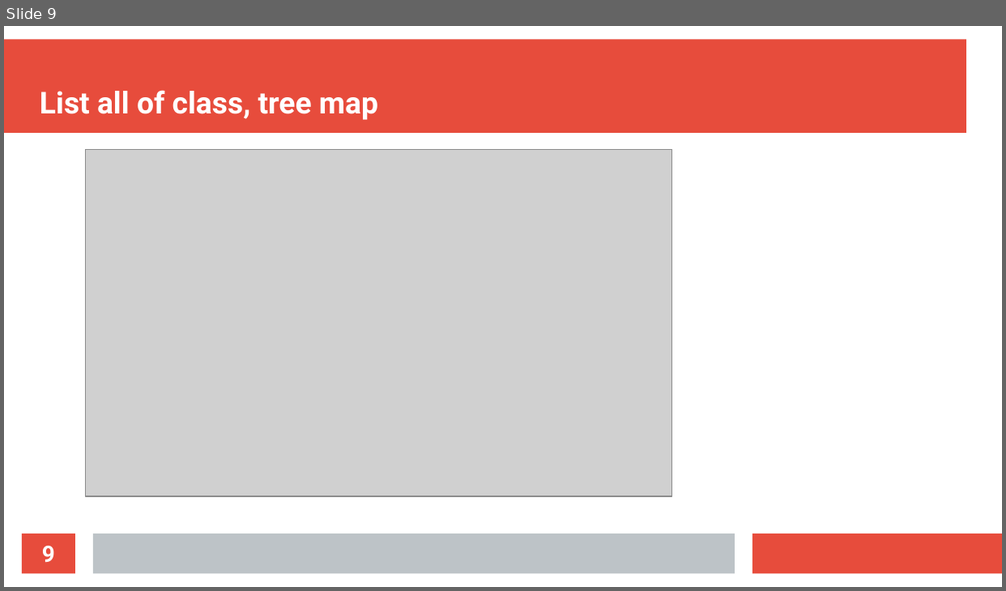
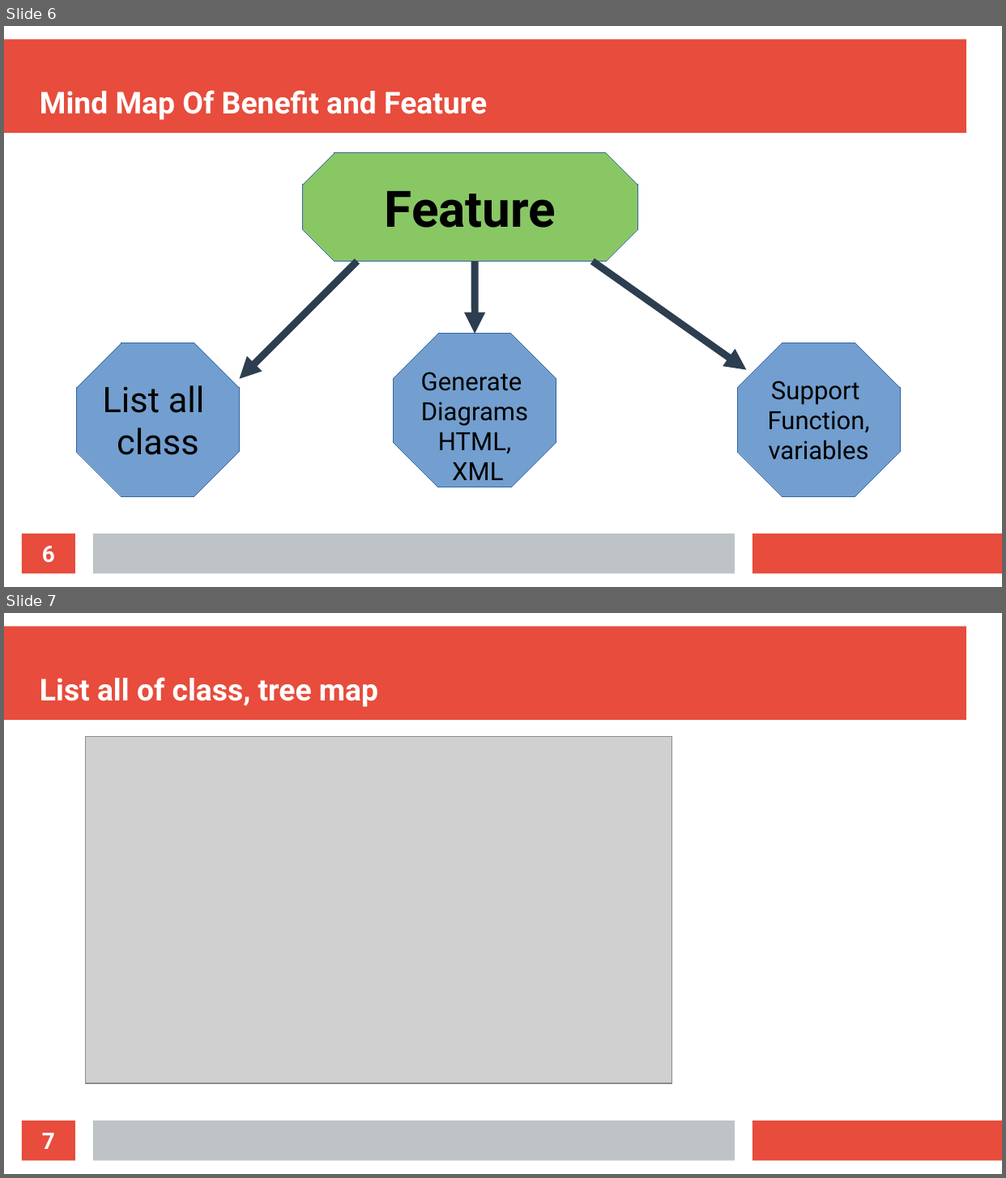
Before and after one commit to nguyenthang011099/Doxygen-, a slide deck: Doxygen.odp. Shown one above the other, each under a label of ours: slide 9 before the commit, slides 6 and 7 after it. The pictures are 1006x591 and 1006x1178 pixels, drawn with LibreOffice and Linux fonts; fonts in the diff are those of the drawing; grey boxes stand for pictures. Boxes give left, top, right and bottom in pixels: in the first picture for what was removed or moved away, otherwise in the second. Text is boxed around its words. In the diff, an @@ line names an element or a change of style, - is before the commit and + after.

```diff
--- a/Doxygen.odp
+++ b/Doxygen.odp
@@ slide 6 added at (x1=4, y1=26, x2=1002, y2=587), background #FFFFFF; not listed: 3 template elements that a slide beside it also shows @@
@@ title added at (x1=40, y1=90, x2=487, y2=120), 24 pt, text #FFFFFF, bold @@
+Mind Map Of Benefit and Feature
@@ octagon added at (x1=303, y1=153, x2=638, y2=262), fill #89C765, outline #3465A4 0 pt, 40 pt, text #000000, bold @@
+Feature
@@ arrow added from (357, 262) to (240, 379), #2C3E50 5.67 pt @@
@@ arrow added from (475, 262) to (475, 334), #2C3E50 5.67 pt @@
@@ arrow added from (593, 262) to (747, 370), #2C3E50 5.67 pt @@
@@ octagon added at (x1=394, y1=334, x2=556, y2=488), fill #729FCF, outline #3465A4 0 pt, 20 pt, text #000000 @@
+Generate
+Diagrams
+HTML,
+XML
@@ octagon added at (x1=76, y1=343, x2=240, y2=497), fill #729FCF, outline #3465A4 0 pt, 28 pt, text #000000 @@
+List all
+class
@@ octagon added at (x1=738, y1=343, x2=901, y2=497), fill #729FCF, outline #3465A4 0 pt, 20 pt, text #000000 @@
+Support
+Function,
+variables
@@ page number added at (x1=22, y1=534, x2=75, y2=574), fill #E74C3C, 18 pt, text #FFFFFF, bold @@
+6
@@ what was slide 9 is now slide 7 @@
@@ page number at (x1=42, y1=1133, x2=55, y2=1149): text changed @@
-9
+7
```
Also in this commit, not shown: 3 slides changed, 5 other slides added, 6 slides removed, 6 other files.
